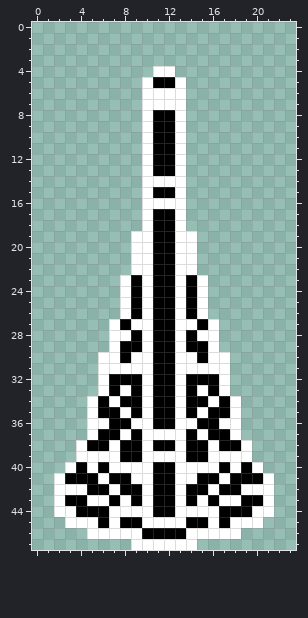
Two states of a pixel-art file, aseprite/Player/Gun/cannon_reflecting.aseprite. This is how it looked before the edit.
24x48 pixels, 1 frame.
The same view after the edit:
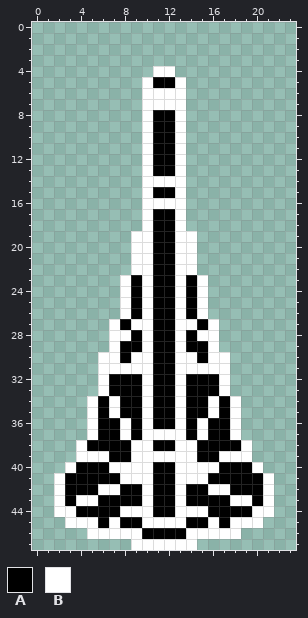
Palette (. is transparent): A #000000  B #ffffff
Edits made:
Layer "Layer 2":
The edit turns colour B into colour A in row 33 at x 8 and 15; in row 35 at x 8 and 15; in row 36 at x 6, 9, 14 and 17; in rows 38 to 39 at x 7 and 16; in row 40 at x 5 and 18; in row 41 at x 6 and 17.
The edit turns colour B into colour A in row 42 at x 3 to 4 and 19 to 20; in row 43 at x 6, 8, 15 and 17; in row 44 at x 7 and 16.
The edit turns colour A into colour B in row 35 at x 7 and 16; in row 36 at x 8 and 15; in rows 38 to 39 at x 9 and 14; in row 41 at x 8 and 15; in row 42 at x 6 and 17; in row 43 at x 4 and 19.
Where, in picture pixels (left, top, right, bottom), the same in both pictures:
changed: (65, 385, 263, 517)
